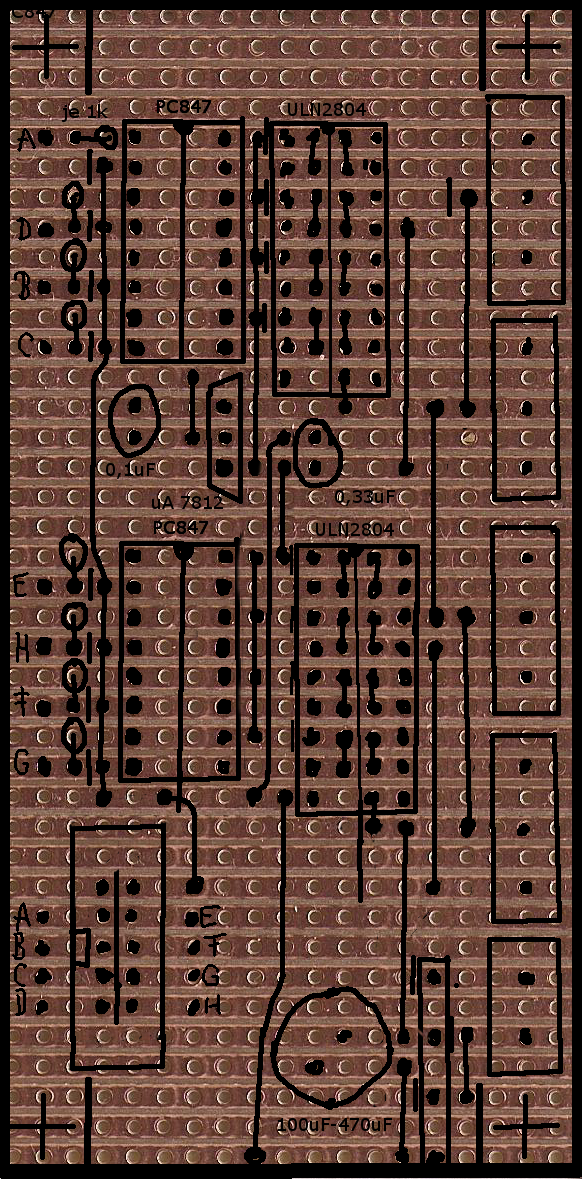
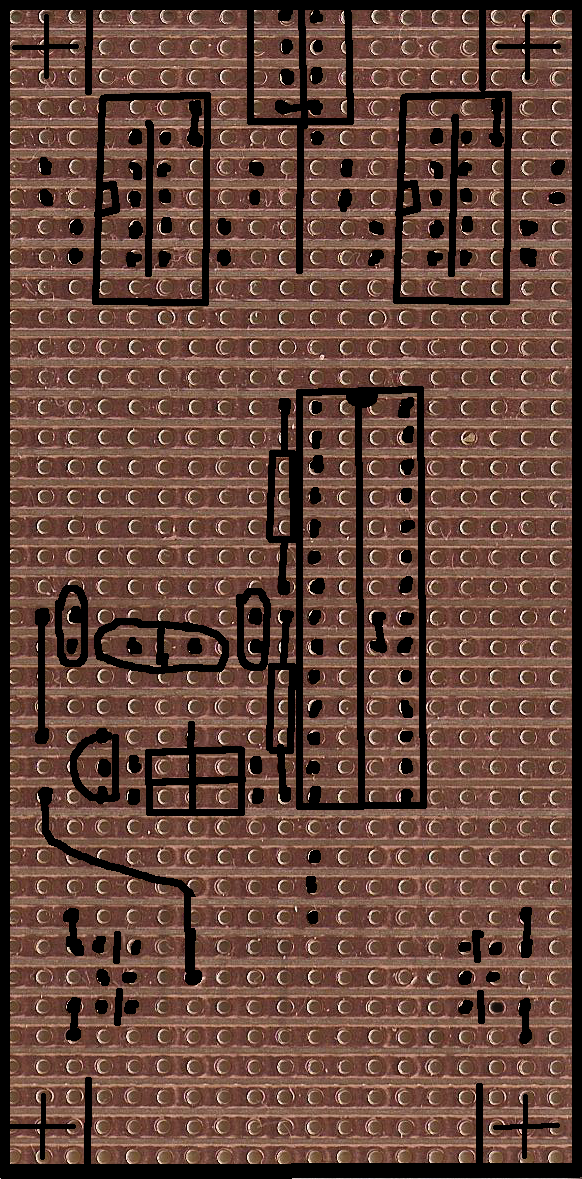
Before/after of a 582 × 1179 layered artwork. What changed in the layer stack:
removed layer "Zwischenablage #2" over [12, 10, 55, 18]
removed layer "Zwischenablage" over [426, 640, 443, 895]
removed layer "Zwischenablage #1" over [294, 540, 420, 818]
removed group "Ebenengruppe" (9 layers) over [62, 100, 395, 1131]
removed layer "100uF-470uF" from group "Ebenengruppe" over [278, 1118, 392, 1131]
removed layer "je 1k" from group "Ebenengruppe" over [62, 104, 108, 122]
removed layer "0,1uF" from group "Ebenengruppe" over [106, 463, 155, 479]
removed layer "0,33uF" from group "Ebenengruppe" over [335, 490, 395, 506]
removed layer "uA 7812" from group "Ebenengruppe" over [152, 496, 223, 509]
removed layer "ULN2804 #1" from group "Ebenengruppe" over [316, 523, 394, 536]
removed layer "ULN2804" from group "Ebenengruppe" over [288, 103, 366, 116]
removed layer "PC847 #1" from group "Ebenengruppe" over [154, 521, 208, 534]
removed layer "PC847" from group "Ebenengruppe" over [157, 100, 211, 113]
removed layer "Bauteile" over [12, 94, 566, 1164]
added group "Schnitte #1" with 2 layers above "Rand" over [12, 10, 486, 1164]
added layer "AVR-Schnitte" in group "Schnitte #1" over [83, 364, 417, 853]
moved "Schnitte" into group "Schnitte #1", painted on it over [12, 10, 486, 1164]
added group "Bauteile" with 4 layers above "stripboard_small.tiff" over [35, 10, 565, 1047]
added layer "AVR" in group "Bauteile" over [35, 386, 427, 897]
added layer "Stecker 2" in group "Bauteile" over [393, 91, 512, 305]
added layer "Stecker" in group "Bauteile" over [92, 92, 211, 306]
added layer "Bauteile #1" in group "Bauteile" over [40, 10, 565, 1047]
